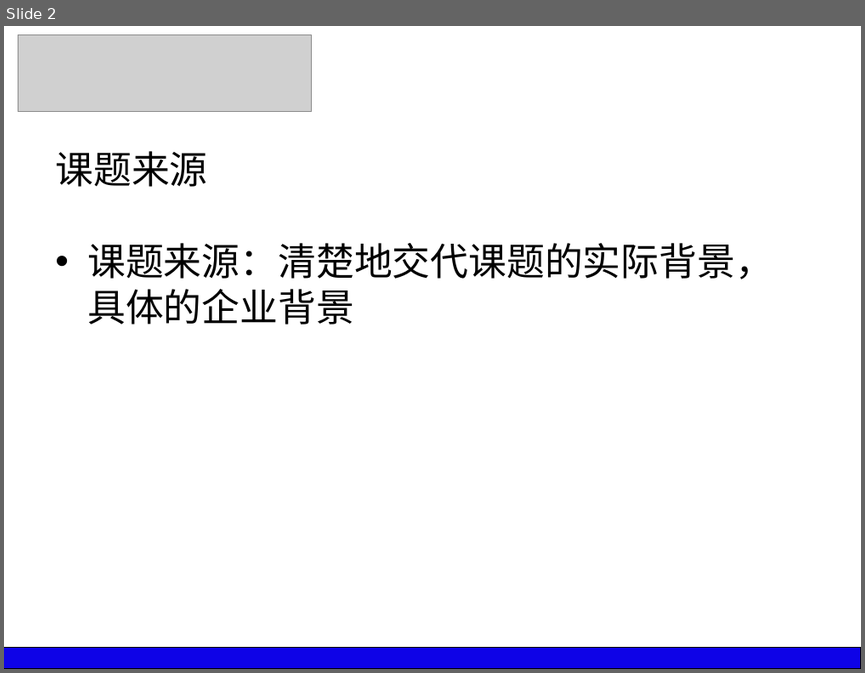
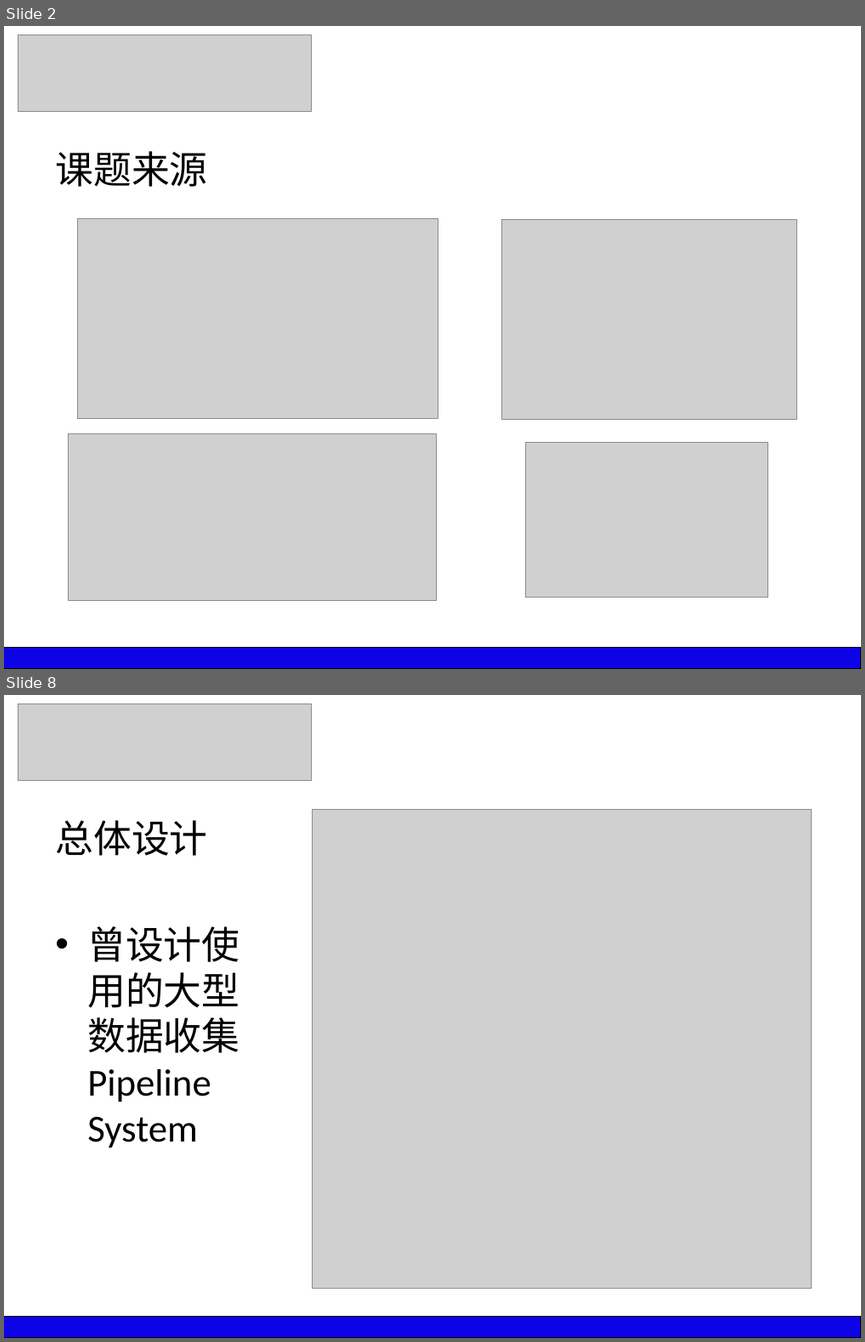
Before and after one commit to silver6wings/WeiboFilter, a slide deck: _Paper/X.最终毕业论文/0.于俊超_毕业答辩PPT.pptx. Shown one above the other, each under a label of ours: slide 2 before the commit, slides 2 and 8 after it; the slides between them are not shown. The pictures are 865x673 and 865x1342 pixels, drawn with LibreOffice and Linux fonts; fonts in the diff are those of the drawing; grey boxes stand for pictures. Boxes give left, top, right and bottom in pixels: in the first picture for what was removed or moved away, otherwise in the second. Text is boxed around its words. In the diff, an @@ line names an element or a change of style, - is before the commit and + after.

```diff
--- a/_Paper/X.最终毕业论文/0.于俊超_毕业答辩PPT.pptx
+++ b/_Paper/X.最终毕业论文/0.于俊超_毕业答辩PPT.pptx
@@ slide 8 added at bbox=[4, 695, 861, 1338], background #FFFFFF @@
@@ picture added at bbox=[18, 703, 312, 781] @@
@@ title added at bbox=[55, 820, 207, 856], 32 pt, text #000000 @@
+总体设计
@@ picture added at bbox=[312, 809, 812, 1287] @@
@@ text added at bbox=[87, 926, 239, 1148], 32 pt, text #000000 @@
+• 曾设计使用的大型数据收集Pipeline System
@@ rectangle added at bbox=[4, 1316, 861, 1338], fill #0E03E7, outline #000000 0.75 pt @@
@@ slide 2 changed as well @@
@@ picture added at bbox=[78, 219, 438, 419] @@
@@ picture added at bbox=[501, 220, 796, 420] @@
@@ text removed at bbox=[87, 243, 773, 324] @@
-• 课题来源：清楚地交代课题的实际背景，具体的企业背景
@@ picture added at bbox=[69, 434, 437, 600] @@
@@ picture added at bbox=[525, 442, 767, 597] @@
```
Also in this commit, not shown: 5 other slides changed, 11 other slides added, 5 slides removed, 3 other files.
